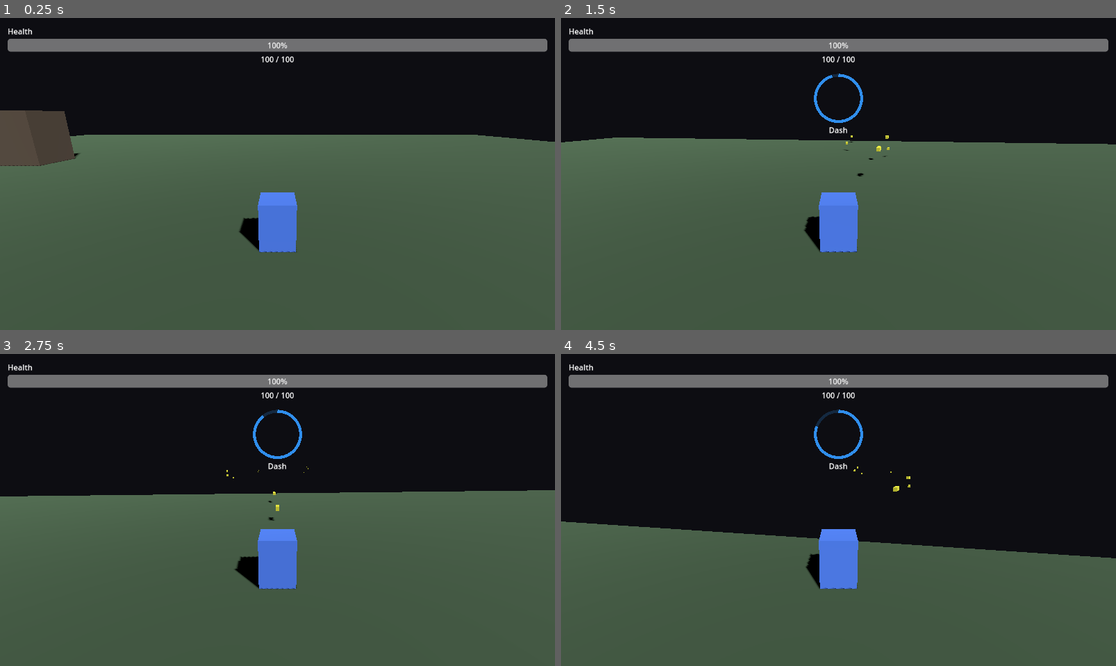
Above: before the commit, frames 1-4 (two rows, left to right).
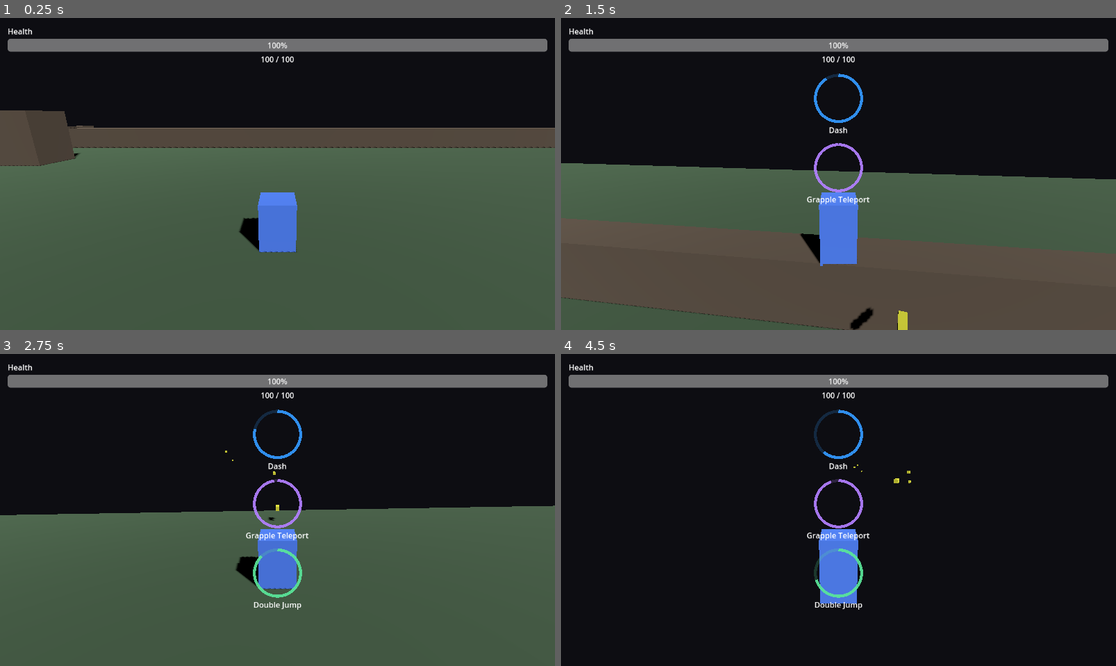
Above: after the commit, the same moments.

Repository: lauritsbrok/making-games-protoype
Game: Godot game, scene res://scenes/Main.tscn
The game is run twice, just before and just after one commit, with the same random seed, the same clock (stepped at 60 frames per second) and the same inputs.
Inputs (mouse positions are in pixels of both pictures, inside the frame that each line leads up to):
- Up to frame 1 (0.25 s): no input
- Up to frame 2 (1.5 s): tap Enter at 0.5 s; move the mouse to (866, 174) at 0.52 s; hold W (move_forward) from 0.53 s (still down); tap Shift (dash) at 0.6 s; tap Space (jump) at 0.77 s; tap E (grapple) at 0.8, 1.35 s; move the mouse to (810, 174) at 1.27 s
- Up to frame 3 (2.75 s): keep holding W (move_forward); tap Space (jump) at 1.52 s; tap Shift (dash) at 1.55, 2.1 s; move the mouse to (288, 503) at 2.02 s; tap E (grapple) at 2.3 s
- Up to frame 4 (4.5 s): keep holding W (move_forward); move the mouse to (832, 516) at 2.77 s; tap E (grapple) at 2.85, 3.8, 4.35 s; tap Space (jump) at 3.02, 3.77 s; tap Shift (dash) at 3.05, 3.6 s; move the mouse to (877, 513) at 3.52 s; move the mouse to (794, 506) at 4.27 s

The runs differ from the first frame. In frame 1, 5.7% of the frame differs, in the area x 12-100%, y 34-42%; in frame 2, 11%; in frame 3, 6.2%; in frame 4, 40%, in the area x 0-100%, y 21-100%.

Commit message:
updated scene

Diff:
--- a/scenes/Main.tscn
+++ b/scenes/Main.tscn
@@ -1,17 +1,20 @@
-[gd_scene load_steps=16 format=3]
+[gd_scene load_steps=14 format=3 uid="uid://2nbamlkn3svh"]
 
-[ext_resource path="res://scripts/main.gd" type="Script" id="1"]
-[ext_resource path="res://scenes/Player.tscn" type="PackedScene" id="2"]
-[ext_resource path="res://scenes/Enemy.tscn" type="PackedScene" id="3"]
-[ext_resource path="res://scenes/Bullet.tscn" type="PackedScene" id="4"]
-[ext_resource path="res://scripts/ability_hud.gd" type="Script" id="5"]
-[ext_resource path="res://scripts/player_health_bar.gd" type="Script" id="6"]
+[ext_resource type="Script" uid="uid://c0y3bw5j4m2xc" path="res://scripts/main.gd" id="1"]
+[ext_resource type="PackedScene" path="res://scenes/Player.tscn" id="2"]
+[ext_resource type="PackedScene" path="res://scenes/Enemy.tscn" id="3"]
+[ext_resource type="PackedScene" path="res://scenes/Bullet.tscn" id="4"]
+[ext_resource type="Script" uid="uid://blcpeuaahn30p" path="res://scripts/ability_hud.gd" id="5"]
+[ext_resource type="Script" uid="uid://j8tqmbic85hw" path="res://scripts/player_health_bar.gd" id="6"]
 
 [sub_resource type="Environment" id="1"]
 background_mode = 1
 background_color = Color(0.05, 0.05, 0.07, 1)
 ambient_light_color = Color(0.4, 0.4, 0.5, 1)
 ambient_light_energy = 1.5
+
+[sub_resource type="BoxShape3D" id="4"]
+size = Vector3(80, 1, 80)
 
 [sub_resource type="StandardMaterial3D" id="2"]
 albedo_color = Color(0.25, 0.35, 0.25, 1)
@@ -21,17 +24,14 @@
 material = SubResource("2")
 size = Vector3(80, 1, 80)
 
-[sub_resource type="BoxShape3D" id="4"]
-size = Vector3(80, 1, 80)
+[sub_resource type="BoxShape3D" id="7"]
+size = Vector3(3, 4, 3)
 
 [sub_resource type="StandardMaterial3D" id="5"]
 albedo_color = Color(0.35, 0.3, 0.25, 1)
 
 [sub_resource type="BoxMesh" id="6"]
 material = SubResource("5")
-size = Vector3(3, 4, 3)
-
-[sub_resource type="BoxShape3D" id="7"]
 size = Vector3(3, 4, 3)
 
 [node name="World" type="Node3D"]
@@ -43,34 +43,31 @@
 environment = SubResource("1")
 
 [node name="DirectionalLight3D" type="DirectionalLight3D" parent="."]
-rotation = Vector3(-0.75, 0.6, 0)
+transform = Transform3D(0.8253356, -0.3848822, 0.41314262, 0, 0.73168886, 0.6816388, -0.5646425, -0.56258076, 0.60388887, 0, 0, 0)
 light_energy = 1.2
 shadow_enabled = true
 
 [node name="Ground" type="StaticBody3D" parent="."]
 
 [node name="CollisionShape3D" type="CollisionShape3D" parent="Ground"]
+transform = Transform3D(1, 0, 0, 0, 1, 0, 0, 0, 1, 0, -0.5, 0)
 shape = SubResource("4")
-position = Vector3(0, -0.5, 0)
 
 [node name="MeshInstance3D" type="MeshInstance3D" parent="Ground"]
+transform = Transform3D(1, 0, 0, 0, 1, 0, 0, 0, 1, 0, -0.5, 0)
 mesh = SubResource("3")
-position = Vector3(0, -0.5, 0)
 
 [node name="Player" parent="." instance=ExtResource("2")]
 unique_name_in_owner = true
-position = Vector3(0, 0, 0)
 
 [node name="EnemySpawnTimer" type="Timer" parent="."]
 unique_name_in_owner = true
 wait_time = 2.5
-autostart = false
-one_shot = false
 
 [node name="GrappleTargets" type="Node3D" parent="."]
 
 [node name="GrappleBox1" type="StaticBody3D" parent="GrappleTargets" groups=["grapple_target"]]
-position = Vector3(12, 2, 18)
+transform = Transform3D(1, 0, 0, 0, 1, 0, 0, 0, 1, 12, 2, 18)
 
 [node name="CollisionShape3D" type="CollisionShape3D" parent="GrappleTargets/GrappleBox1"]
 shape = SubResource("7")
@@ -79,7 +76,7 @@
 mesh = SubResource("6")
 
 [node name="GrappleBox2" type="StaticBody3D" parent="GrappleTargets" groups=["grapple_target"]]
-position = Vector3(-20, 2, -12)
+transform = Transform3D(1, 0, 0, 0, 1, 0, 0, 0, 1, -20, 2, -12)
 
 [node name="CollisionShape3D" type="CollisionShape3D" parent="GrappleTargets/GrappleBox2"]
 shape = SubResource("7")
@@ -88,7 +85,7 @@
 mesh = SubResource("6")
 
 [node name="GrappleBox3" type="StaticBody3D" parent="GrappleTargets" groups=["grapple_target"]]
-position = Vector3(22, 2, -4)
+transform = Transform3D(1, 0, 0, 0, 1, 0, 0, 0, 1, 22, 2, -4)
 
 [node name="CollisionShape3D" type="CollisionShape3D" parent="GrappleTargets/GrappleBox3"]
 shape = SubResource("7")
@@ -96,17 +93,34 @@
 [node name="MeshInstance3D" type="MeshInstance3D" parent="GrappleTargets/GrappleBox3"]
 mesh = SubResource("6")
 
+[node name="GrappleBox4" type="StaticBody3D" parent="GrappleTargets" groups=["grapple_target"]]
+transform = Transform3D(20, 0, 0, 0, 1, 0, 0, 0, 0.5, 3.864296, 0.2198925, -21.477676)
+
+[node name="CollisionShape3D" type="CollisionShape3D" parent="GrappleTargets/GrappleBox4"]
+shape = SubResource("7")
+
+[node name="MeshInstance3D" type="MeshInstance3D" parent="GrappleTargets/GrappleBox4"]
+mesh = SubResource("6")
+skeleton = NodePath("../../GrappleBox4")
+
+[node name="GrappleBox5" type="StaticBody3D" parent="GrappleTargets" groups=["grapple_target"]]
+transform = Transform3D(-8.742278e-07, 0, 0.25, 0, 1, 0, -20, 0, -1.0927847e-08, -25.76017, 0.439785, 5.2765694)
+
+[node name="CollisionShape3D" type="CollisionShape3D" parent="GrappleTargets/GrappleBox5"]
+shape = SubResource("7")
+
+[node name="MeshInstance3D" type="MeshInstance3D" parent="GrappleTargets/GrappleBox5"]
+mesh = SubResource("6")
+skeleton = NodePath("../../GrappleBox5")
+
 [node name="AbilityHUD" type="CanvasLayer" parent="."]
 unique_name_in_owner = true
 script = ExtResource("5")
 
 [node name="AbilityHUDRoot" type="MarginContainer" parent="AbilityHUD"]
+anchors_preset = 15
 anchor_right = 1.0
 anchor_bottom = 1.0
-offset_left = 0.0
-offset_top = 0.0
-offset_right = 0.0
-offset_bottom = 0.0
 mouse_filter = 2
 theme_override_constants/margin_left = 16
 theme_override_constants/margin_top = 16
@@ -114,35 +128,36 @@
 theme_override_constants/margin_bottom = 16
 
 [node name="HUDContent" type="VBoxContainer" parent="AbilityHUD/AbilityHUDRoot"]
+layout_mode = 2
 size_flags_horizontal = 3
-size_flags_vertical = 1
 mouse_filter = 2
 theme_override_constants/separation = 12
 
 [node name="HealthDisplay" type="VBoxContainer" parent="AbilityHUD/AbilityHUDRoot/HUDContent"]
 unique_name_in_owner = true
-script = ExtResource("6")
+layout_mode = 2
 size_flags_horizontal = 3
 mouse_filter = 2
 theme_override_constants/separation = 4
+script = ExtResource("6")
 
 [node name="HealthTitleLabel" type="Label" parent="AbilityHUD/AbilityHUDRoot/HUDContent/HealthDisplay"]
+layout_mode = 2
 text = "Health"
-mouse_filter = 2
 
 [node name="HealthProgressBar" type="ProgressBar" parent="AbilityHUD/AbilityHUDRoot/HUDContent/HealthDisplay"]
 unique_name_in_owner = true
 custom_minimum_size = Vector2(240, 20)
+layout_mode = 2
+size_flags_horizontal = 3
 mouse_filter = 2
-size_flags_horizontal = 3
-percent_visible = false
 
 [node name="HealthValueLabel" type="Label" parent="AbilityHUD/AbilityHUDRoot/HUDContent/HealthDisplay"]
 unique_name_in_owner = true
-mouse_filter = 2
+layout_mode = 2
 horizontal_alignment = 1
 
 [node name="AbilityIndicatorContainer" type="VBoxContainer" parent="AbilityHUD/AbilityHUDRoot/HUDContent"]
 unique_name_in_owner = true
+layout_mode = 2
 mouse_filter = 2
-separation = 14
--- a/scripts/bullet.gd
+++ b/scripts/bullet.gd
@@ -20,6 +20,8 @@
 
 
 func _on_body_entered(body: Node) -> void:
+	if body.is_in_group("player"):
+		return
 	if body.has_method("take_damage"):
 		body.take_damage(damage)
 	queue_free()
--- a/scripts/enemy.gd
+++ b/scripts/enemy.gd
@@ -11,6 +11,7 @@
 @export_range(0.0, 1.57) var knockback_tilt_angle: float = deg_to_rad(75.0)
 @export var contact_damage: float = 10.0
 @export var contact_damage_cooldown: float = 0.75
+@export var knockdown_extra_stun_time: float = 2.0
 
 var health: float = 20.0
 var target: Node3D
@@ -77,7 +78,7 @@
 		dir = Vector3.FORWARD
 	dir = dir.normalized()
 	_knockback_velocity = dir * force
-	_stun_timer = max(_stun_timer, stun_time)
+	_stun_timer = max(_stun_timer, stun_time + max(knockdown_extra_stun_time, 0.0))
 	_target_tilt = knockback_tilt_angle
 	_knockback_vertical_timer = 0.2
 	velocity.y = knockback_upward_impulse
--- a/scripts/player.gd
+++ b/scripts/player.gd
@@ -21,7 +21,7 @@
 @export var double_jump_cooldown: float = 10.0
 @export var dash_speed: float = 28.0
 @export var dash_duration: float = 0.2
-@export var dash_cooldown: float = 20.0
+@export var dash_cooldown: float = 10.0
 @export var grapple_cooldown: float = 60.0
 @export var grapple_max_distance: float = 50.0
 @export var dash_knockback_radius: float = 6.0
Not shown, added: scripts/ability_hud.gd.uid
Not shown, added: scripts/ability_indicator.gd.uid
Not shown, added: scripts/player_health_bar.gd.uid
Not shown, added: scripts/power_up.gd.uid
